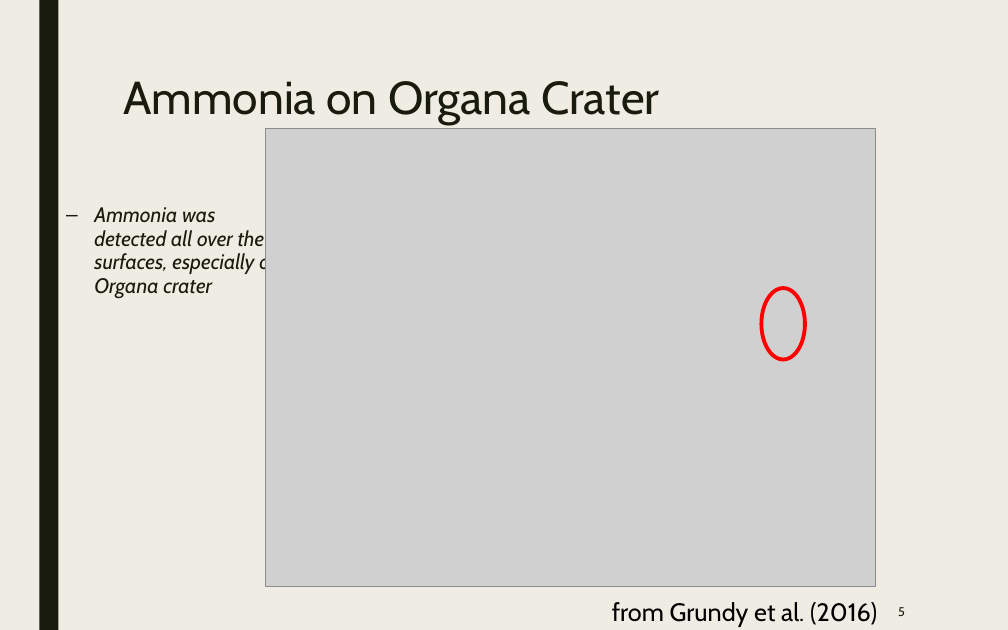
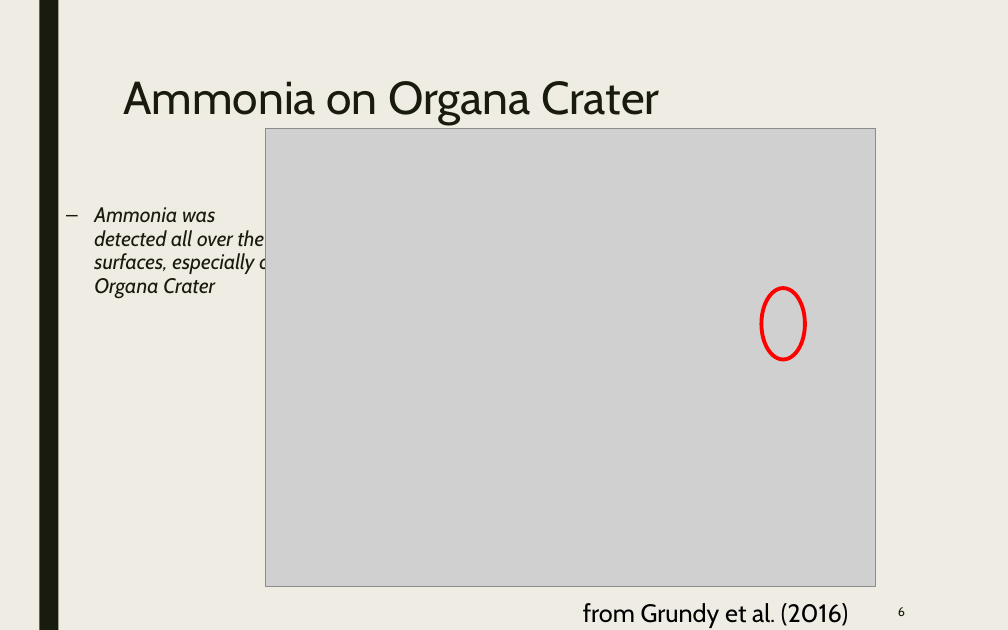
Before and after one commit to samuello1228/lily, a slide deck: slide 6 of doc/VUV and EUV irradiation of CH4 + NH3.pptx (slide 5 before the commit). Drawn at 1008x630 pixels with LibreOffice and Linux fonts; fonts in the diff are those of the drawing; grey boxes stand for pictures. Boxes give left, top, right and bottom in pixels: in the first picture for what was removed or moved away, otherwise in the second. Text is boxed around its words. In the diff, an @@ line names an element or a change of style, - is before the commit and + after.

```diff
--- a/doc/VUV and EUV irradiation of CH4 + NH3.pptx
+++ b/doc/VUV and EUV irradiation of CH4 + NH3.pptx
@@ text at bbox=[94, 207, 281, 299]: text changed @@
-  – Ammonia was detected all over the surfaces, especially on Organa crater
+  – Ammonia was detected all over the surfaces, especially on Organa Crater
@@ text "from Grundy et al. (2016)": place and size @@
-text "from Grundy et al. (2016)" at bbox=[612, 602, 877, 627]
+text "from Grundy et al. (2016)" at bbox=[583, 603, 848, 628]
@@ page number at bbox=[898, 607, 905, 616]: text changed @@
-5
+6
```
Also in this commit, not shown: 9 other slides changed, 4 slides added.
